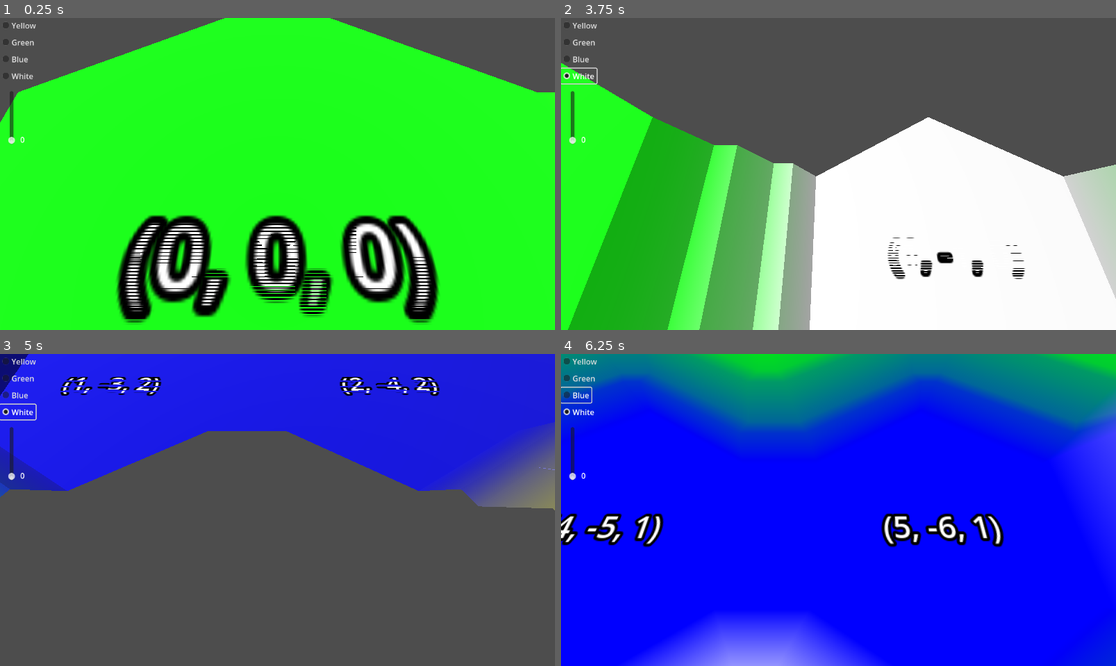
Above: before the commit, frames 1-4 (two rows, left to right).
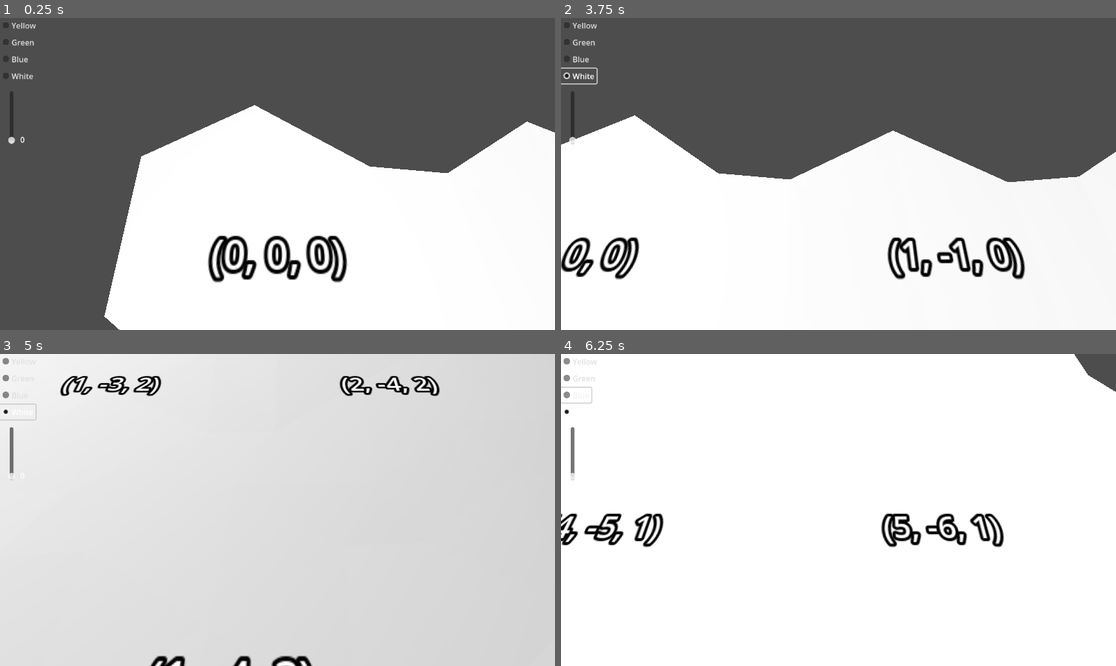
Above: after the commit, the same moments.

Repository: davepruitt/hex_map_godot
Game: Godot game, scene res://main.tscn
The game is run twice, just before and just after one commit, with the same random seed, the same clock (stepped at 60 frames per second) and the same inputs.
Inputs (mouse positions are in pixels of both pictures, inside the frame that each line leads up to):
- Up to frame 1 (0.25 s): no input
- Up to frame 2 (3.75 s): click "Yellow" at 0.5 s; click "Green" at 1.25 s; click "Blue" at 2 s; click "White" at 2.75 s; tap Enter at 3.5 s; move the mouse to (960, 158) at 3.52 s; hold Right (ui_right) from 3.53 s (still down); tap Z at 3.6 s; click (960, 158) at 3.67 s
- Up to frame 3 (5 s): move the mouse to (166, 525) at 4.27 s; release Right (ui_right) at 4.28 s; hold Down (ui_down) from 4.28 s (still down); tap X at 4.35 s
- Up to frame 4 (6.25 s): move the mouse to (894, 441) at 5.02 s; release Down (ui_down) at 5.03 s; hold Right (ui_right) 5.03-5.78 s; tap P at 5.1 s; move the mouse to (810, 572) at 5.77 s; hold Up (ui_up) from 5.78 s (still down); tap Z at 5.85 s; click (810, 572) at 5.92 s

The runs differ from the first frame. In frame 1, 88% of the frame differs, in the area x 0-100%, y 0-100%; in frame 2, 36%; in frame 3, 99%; in frame 4, 98%.

Commit message:
Got some basic perturbations working

Diff:
--- a/hex_project_godot/hex_grid.gd
+++ b/hex_project_godot/hex_grid.gd
@@ -131,18 +131,18 @@
 				hex_cell.set_neighbor(HexDirectionsClass.HexDirections.SE, _hex_cells[i - width + 1])
 
 	#Set the color of the hex cell
-	var idx = _rng.randi_range(0, 3)
-	hex_cell.hex_color = _hex_colors[idx]
-	#hex_cell.hex_color = default_hex_color
+	#var idx = _rng.randi_range(0, 3)
+	#hex_cell.hex_color = _hex_colors[idx]
+	hex_cell.hex_color = default_hex_color
 
 	#Set the initial elevation of the hex cell
-	#hex_cell.elevation = 0
-	if (hex_cell.hex_color == Color.BLUE):
-		hex_cell.elevation = 0
-	elif (hex_cell.hex_color == Color.WHITE):
-		hex_cell.elevation = 2
-	else:
-		hex_cell.elevation = 1
+	hex_cell.elevation = 0
+	#if (hex_cell.hex_color == Color.BLUE):
+		#hex_cell.elevation = 0
+	#elif (hex_cell.hex_color == Color.WHITE):
+		#hex_cell.elevation = 2
+	#else:
+		#hex_cell.elevation = 1
 
 	#Set the position of the hex cell in the scene
 	hex_cell.position = hex_position
--- a/hex_project_godot/hex_mesh.gd
+++ b/hex_project_godot/hex_mesh.gd
@@ -74,15 +74,18 @@
 func _add_triangle (st: SurfaceTool, v1: Vector3, v2: Vector3, v3: Vector3, c1: Color, c2: Color, c3: Color) -> void:
 	#Set the color for the vertex, and then add the vertex
 	st.set_color(c1)
-	st.add_vertex(v1)
+	st.add_vertex(_perturb(v1))
+	#st.add_vertex(v1)
 
 	#Set the color for the vertex, and then add the vertex
 	st.set_color(c2)
-	st.add_vertex(v2)
+	st.add_vertex(_perturb(v2))
+	#st.add_vertex(v2)
 
 	#Set the color for the vertex, and then add the vertex
 	st.set_color(c3)
-	st.add_vertex(v3)
+	st.add_vertex(_perturb(v3))
+	#st.add_vertex(v3)
 
 func _add_quad (st: SurfaceTool, v1: Vector3, v2: Vector3, v3: Vector3, v4: Vector3, c1: Color, c2: Color, c3: Color, c4: Color) -> void:
 	_add_triangle(st, v1, v2, v3, c1, c2, c3)
@@ -277,4 +280,14 @@
 
 	_add_triangle(st, v2, boundary, left, c2, boundary_color, left_cell.hex_color)
 
+func _perturb (pos: Vector3) -> Vector3:
+	#Get a 4D noise sample
+	var sample: Vector4 = HexMetrics.sample_noise(pos * HexMetrics.CELL_PERTURB_POSITION_MULTIPLIER)
+
+	pos.x += (sample.x * 2.0 - 1.0) * HexMetrics.CELL_PERTURB_STRENGTH
+	pos.y += (sample.y * 2.0 - 1.0) * HexMetrics.CELL_PERTURB_STRENGTH
+	pos.z += (sample.z * 2.0 - 1.0) * HexMetrics.CELL_PERTURB_STRENGTH
+
+	return pos
+
 #endregion
--- a/hex_project_godot/hex_metrics.gd
+++ b/hex_project_godot/hex_metrics.gd
@@ -29,7 +29,9 @@
 
 const VERTICAL_TERRACE_STEP_SIZE: float = 1.0 / float(TERRACES_PER_SLOPE + 1)
 
-const CELL_PERTURB_STRENGTH: float = 0.05
+const CELL_PERTURB_STRENGTH: float = 0.1
+
+const CELL_PERTURB_POSITION_MULTIPLIER: float = 10.0
 
 const NOISE_SCALE = 1.0
 
@@ -68,8 +70,6 @@
 			position.z * NOISE_SCALE
 		)
 		sample[i] = s_i
-
-	print_debug("Position " + str(position) + ", noise: " + str(sample))
 
 	return sample
 
